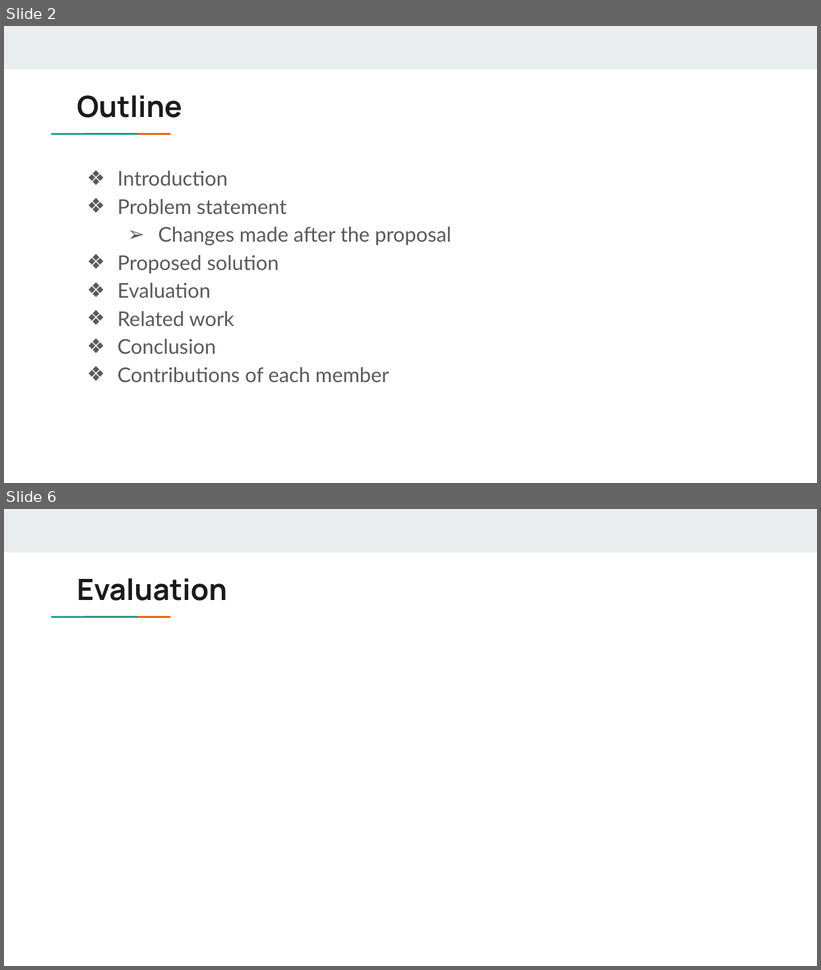
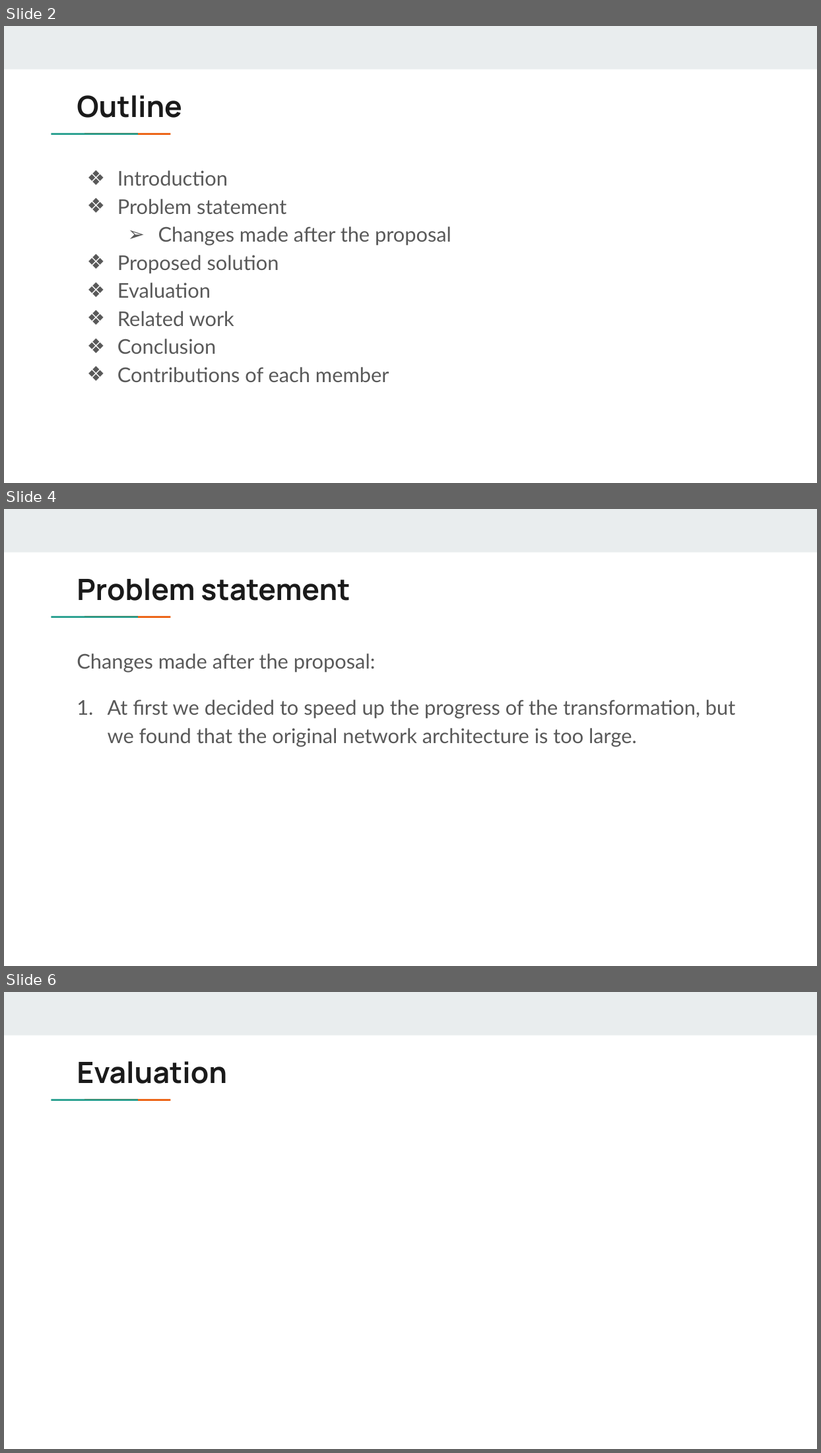
Before and after one commit to SunnerLi/FastChi, a slide deck: PP final project.pptx. Shown one above the other, each under a label of ours: slides 2 and 6 before the commit, slides 2, 4 and 6 after it; the slides between them are not shown. The pictures are 821x970 and 821x1453 pixels, drawn with LibreOffice and Linux fonts; fonts in the diff are those of the drawing. Boxes give left, top, right and bottom in pixels: in the first picture for what was removed or moved away, otherwise in the second. Text is boxed around its words. In the diff, an @@ line names an element or a change of style, - is before the commit and + after.

```diff
--- a/PP final project.pptx
+++ b/PP final project.pptx
@@ slide 4 added at (x1=4, y1=509, x2=817, y2=966), background #FFFFFF; not listed: 3 template elements that a slide beside it also shows @@
@@ title added at (x1=77, y1=578, x2=350, y2=601), 26 pt, text #1A1A1A, bold @@
+Problem statement
@@ text added at (x1=77, y1=654, x2=735, y2=747), 18 pt, text #595959 @@
+Changes made after the proposal:
+1. At first we decided to speed up the progress of the transformation, but we found that the original network architecture is too large.
```
Also in this commit, not shown: 1 slide changed, 3 other slides added, 4 slides removed, 2 other files.
